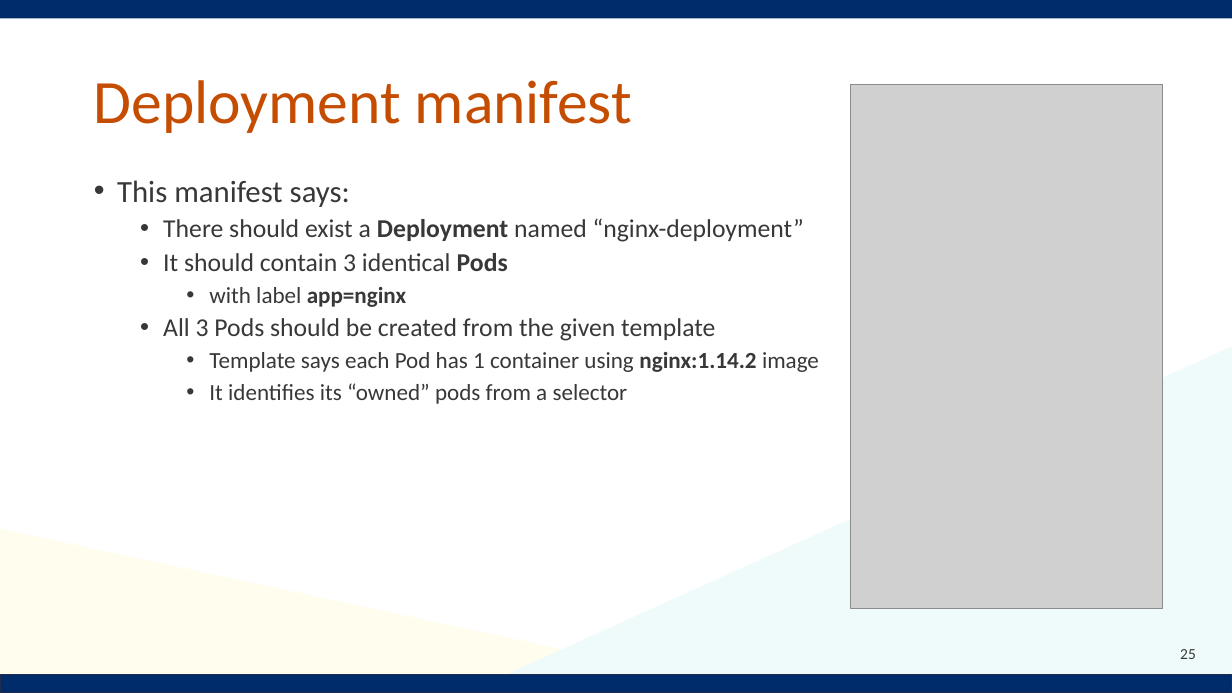
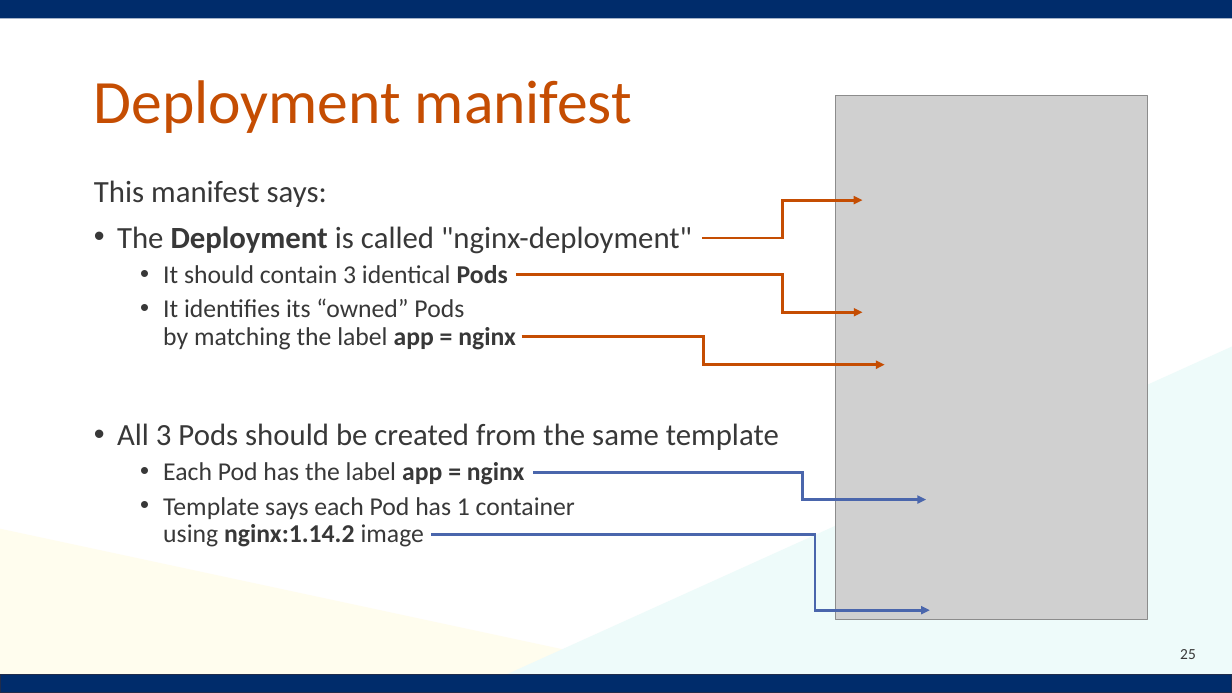
Before and after one commit to Notalib/workshop-kubernetes, a slide deck: slide 25 of Kubernetes_workshop.pptx. Drawn at 1232x693 pixels with LibreOffice and Linux fonts; fonts in the diff are those of the drawing; grey boxes stand for pictures; background and template pictures are left out. Boxes give left, top, right and bottom in pixels: in the first picture for what was removed or moved away, otherwise in the second. Text is boxed around its words. In the diff, an @@ line names an element or a change of style, - is before the commit and + after.

```diff
--- a/Kubernetes_workshop.pptx
+++ b/Kubernetes_workshop.pptx
@@ picture: place and size @@
-picture at bbox=[851, 84, 1164, 608]
+picture at bbox=[836, 96, 1148, 620]
@@ text at bbox=[94, 180, 575, 547]: size 18 to 20 pt in "Template says each Pod has 1 container ..."; bullet • to none; list level 3 to 2 in "Template says each Pod has ..." @@
@@ elbow arrow added from (702, 238) to (862, 201), #C54D02 2.25 pt @@
@@ text at bbox=[117, 226, 692, 254]: text changed; size 20 to 24 pt @@
-  • There should exist a Deployment named “nginx-deployment”
+• The Deployment is called "nginx-deployment"
@@ text at bbox=[117, 298, 779, 485]: text changed @@
-    • with label app=nginx
-  • All 3 Pods should be created from the given template
+  • It identifies its “owned” Pods
+    by matching the label app = nginx
+• All 3 Pods should be created from the same template
+  • Each Pod has the label app = nginx
@@ elbow arrow added from (516, 274) to (862, 312), #C54D02 2.25 pt @@
@@ elbow arrow added from (522, 337) to (884, 365), #C54D02 2.25 pt @@
@@ text at bbox=[209, 383, 628, 404]: paragraph removed @@
-    • It identifies its “owned” pods from a selector
@@ elbow arrow added from (533, 472) to (926, 500), #4A66AC 2.25 pt @@
@@ elbow arrow added from (432, 534) to (930, 610), #4A66AC 2.25 pt @@
```
Also in this commit, not shown: 11 other slides changed, 1 slide added.
